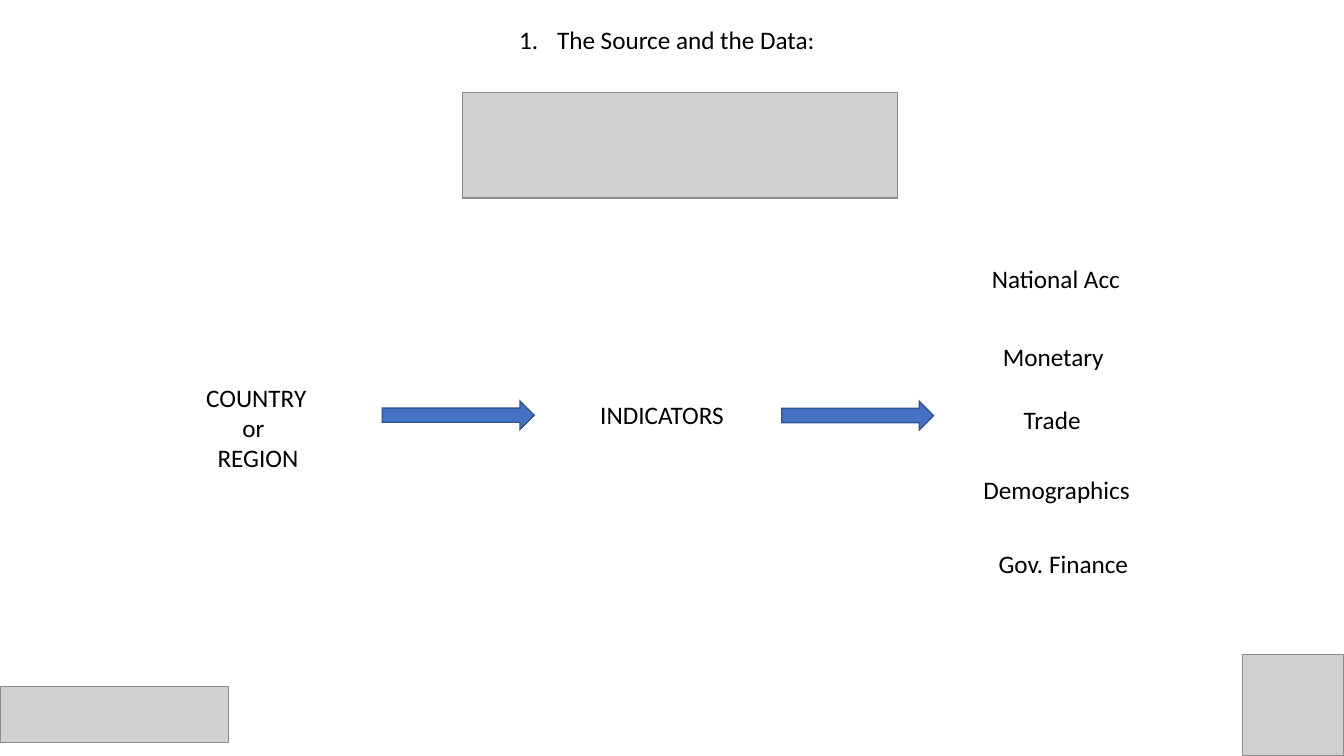
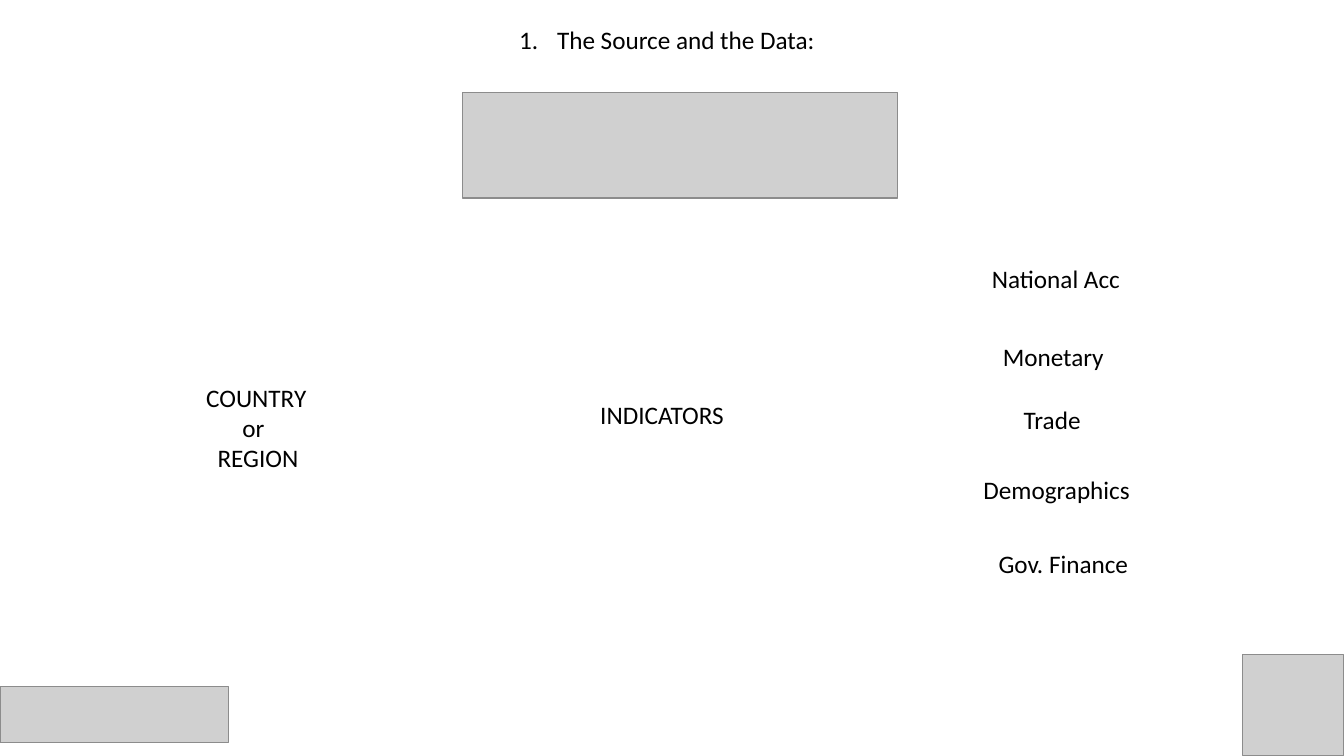
Before and after one commit to chrislacarte/Country-GDP-and-Debt-predictor-ML-, a slide deck: slide 2 of gdp_presentation.pptx. Drawn at 1344x756 pixels with LibreOffice and Linux fonts; fonts in the diff are those of the drawing; grey boxes stand for pictures. Boxes give left, top, right and bottom in pixels: in the first picture for what was removed or moved away, otherwise in the second. Text is boxed around its words. In the diff, an @@ line names an element or a change of style, - is before the commit and + after.

```diff
--- a/gdp_presentation.pptx
+++ b/gdp_presentation.pptx
@@ right arrow removed at <box>382,401,534,430</box> @@
@@ right arrow removed at <box>782,401,935,430</box> @@
```
Also in this commit, not shown: 2 other slides changed, 2 slides added, 19 other files.
